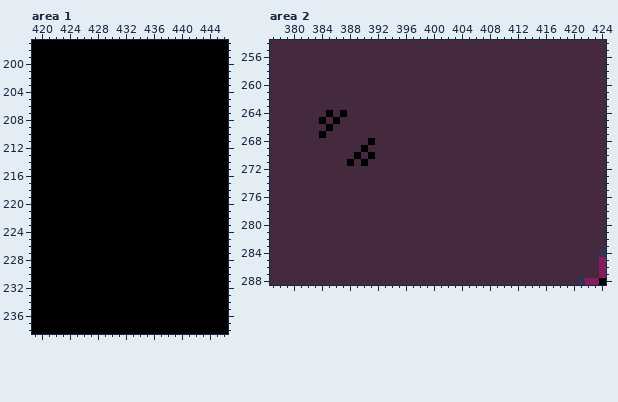
Two states of a pixel-art file, assets/doodles.ase. The picture above is the old version.
589x574 pixels, 1 frame. Shown: area 1: x 419..446, y 197..238; area 2: x 377..424, y 254..288.
New version:
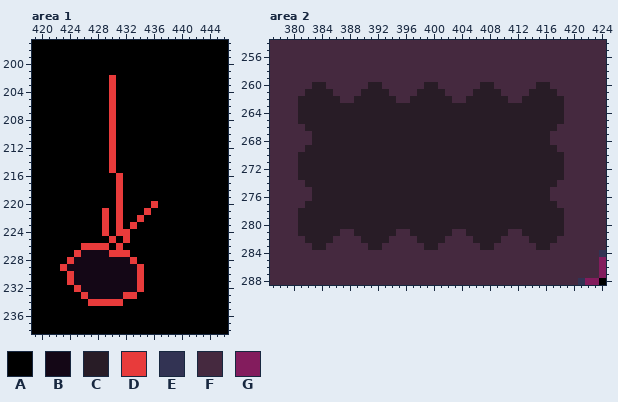
Palette (. is transparent): A #000000  B #140716  C #281c26  D #e83b3b  E #323353  F #45293f  G #831c5d
From old to new:
--- area 1, layer "Layer"
@@ x 421..438 @@
 201 AAAAAAAAAAAAAAAAAA
-202 AAAAAAAAAAAAAAAAAA
-203 AAAAAAAAAAAAAAAAAA
-204 AAAAAAAAAAAAAAAAAA
-205 AAAAAAAAAAAAAAAAAA
-206 AAAAAAAAAAAAAAAAAA
-207 AAAAAAAAAAAAAAAAAA
-208 AAAAAAAAAAAAAAAAAA
-209 AAAAAAAAAAAAAAAAAA
-210 AAAAAAAAAAAAAAAAAA
-211 AAAAAAAAAAAAAAAAAA
-212 AAAAAAAAAAAAAAAAAA
-213 AAAAAAAAAAAAAAAAAA
-214 AAAAAAAAAAAAAAAAAA
-215 AAAAAAAAAAAAAAAAAA
-216 AAAAAAAAAAAAAAAAAA
-217 AAAAAAAAAAAAAAAAAA
-218 AAAAAAAAAAAAAAAAAA
-219 AAAAAAAAAAAAAAAAAA
-220 AAAAAAAAAAAAAAAAAA
-221 AAAAAAAAAAAAAAAAAA
-222 AAAAAAAAAAAAAAAAAA
-223 AAAAAAAAAAAAAAAAAA
-224 AAAAAAAAAAAAAAAAAA
-225 AAAAAAAAAAAAAAAAAA
-226 AAAAAAAAAAAAAAAAAA
-227 AAAAAAAAAAAAAAAAAA
-228 AAAAAAAAAAAAAAAAAA
-229 AAAAAAAAAAAAAAAAAA
-230 AAAAAAAAAAAAAAAAAA
-231 AAAAAAAAAAAAAAAAAA
-232 AAAAAAAAAAAAAAAAAA
-233 AAAAAAAAAAAAAAAAAA
-234 AAAAAAAAAAAAAAAAAA
+202 AAAAAAAAADAAAAAAAA
+203 AAAAAAAAADAAAAAAAA
+204 AAAAAAAAADAAAAAAAA
+205 AAAAAAAAADAAAAAAAA
+206 AAAAAAAAADAAAAAAAA
+207 AAAAAAAAADAAAAAAAA
+208 AAAAAAAAADAAAAAAAA
+209 AAAAAAAAADAAAAAAAA
+210 AAAAAAAAADAAAAAAAA
+211 AAAAAAAAADAAAAAAAA
+212 AAAAAAAAADAAAAAAAA
+213 AAAAAAAAADAAAAAAAA
+214 AAAAAAAAADAAAAAAAA
+215 AAAAAAAAADAAAAAAAA
+216 AAAAAAAAAADAAAAAAA
+217 AAAAAAAAAADAAAAAAA
+218 AAAAAAAAAADAAAAAAA
+219 AAAAAAAAAADAAAAAAA
+220 AAAAAAAAAADAAAADAA
+221 AAAAAAAADADAAADAAA
+222 AAAAAAAADADAADAAAA
+223 AAAAAAAADADADAAAAA
+224 AAAAAAAADADDAAAAAA
+225 AAAAAAAAADADAAAAAA
+226 AAAAADDDDADAAAAAAA
+227 AAAADBBBBDDDAAAAAA
+228 AAADBBBBBBBBDAAAAA
+229 AADBBBBBBBBBBDAAAA
+230 AAADBBBBBBBBBDAAAA
+231 AAADBBBBBBBBBDAAAA
+232 AAAADBBBBBBBBDAAAA
+233 AAAAADBBBBBDDAAAAA
+234 AAAAAADDDDDAAAAAAA
 235 AAAAAAAAAAAAAAAAAA
--- area 2, layer "Layer"
@@ x 377..424 @@
 259 FFFFFFFFFFFFFFFFFFFFFFFFFFFFFFFFFFFFFFFFFFFFFFFF
-260 FFFFFFFFFFFFFFFFFFFFFFFFFFFFFFFFFFFFFFFFFFFFFFFF
-261 FFFFFFFFFFFFFFFFFFFFFFFFFFFFFFFFFFFFFFFFFFFFFFFF
-262 FFFFFFFFFFFFFFFFFFFFFFFFFFFFFFFFFFFFFFFFFFFFFFFF
-263 FFFFFFFFFFFFFFFFFFFFFFFFFFFFFFFFFFFFFFFFFFFFFFFF
-264 FFFFFFFFAFAFFFFFFFFFFFFFFFFFFFFFFFFFFFFFFFFFFFFF
-265 FFFFFFFAFAFFFFFFFFFFFFFFFFFFFFFFFFFFFFFFFFFFFFFF
-266 FFFFFFFFAFFFFFFFFFFFFFFFFFFFFFFFFFFFFFFFFFFFFFFF
-267 FFFFFFFAFFFFFFFFFFFFFFFFFFFFFFFFFFFFFFFFFFFFFFFF
-268 FFFFFFFFFFFFFFAFFFFFFFFFFFFFFFFFFFFFFFFFFFFFFFFF
-269 FFFFFFFFFFFFFAFFFFFFFFFFFFFFFFFFFFFFFFFFFFFFFFFF
-270 FFFFFFFFFFFFAFAFFFFFFFFFFFFFFFFFFFFFFFFFFFFFFFFF
-271 FFFFFFFFFFFAFAFFFFFFFFFFFFFFFFFFFFFFFFFFFFFFFFFF
-272 FFFFFFFFFFFFFFFFFFFFFFFFFFFFFFFFFFFFFFFFFFFFFFFF
-273 FFFFFFFFFFFFFFFFFFFFFFFFFFFFFFFFFFFFFFFFFFFFFFFF
-274 FFFFFFFFFFFFFFFFFFFFFFFFFFFFFFFFFFFFFFFFFFFFFFFF
-275 FFFFFFFFFFFFFFFFFFFFFFFFFFFFFFFFFFFFFFFFFFFFFFFF
-276 FFFFFFFFFFFFFFFFFFFFFFFFFFFFFFFFFFFFFFFFFFFFFFFF
-277 FFFFFFFFFFFFFFFFFFFFFFFFFFFFFFFFFFFFFFFFFFFFFFFF
-278 FFFFFFFFFFFFFFFFFFFFFFFFFFFFFFFFFFFFFFFFFFFFFFFF
-279 FFFFFFFFFFFFFFFFFFFFFFFFFFFFFFFFFFFFFFFFFFFFFFFF
-280 FFFFFFFFFFFFFFFFFFFFFFFFFFFFFFFFFFFFFFFFFFFFFFFF
-281 FFFFFFFFFFFFFFFFFFFFFFFFFFFFFFFFFFFFFFFFFFFFFFFF
-282 FFFFFFFFFFFFFFFFFFFFFFFFFFFFFFFFFFFFFFFFFFFFFFFF
-283 FFFFFFFFFFFFFFFFFFFFFFFFFFFFFFFFFFFFFFFFFFFFFFFF
+260 FFFFFFCCFFFFFFCCFFFFFFCCFFFFFFCCFFFFFFCCFFFFFFFF
+261 FFFFFCCCCFFFFCCCCFFFFCCCCFFFFCCCCFFFFCCCCFFFFFFF
+262 FFFFCCCCCCFFCCCCCCFFCCCCCCFFCCCCCCFFCCCCCCFFFFFF
+263 FFFFCCCCCCCCCCCCCCCCCCCCCCCCCCCCCCCCCCCCCCFFFFFF
+264 FFFFCCCCCCCCCCCCCCCCCCCCCCCCCCCCCCCCCCCCCCFFFFFF
+265 FFFFCCCCCCCCCCCCCCCCCCCCCCCCCCCCCCCCCCCCCCFFFFFF
+266 FFFFFCCCCCCCCCCCCCCCCCCCCCCCCCCCCCCCCCCCCFFFFFFF
+267 FFFFFFCCCCCCCCCCCCCCCCCCCCCCCCCCCCCCCCCCFFFFFFFF
+268 FFFFFFCCCCCCCCCCCCCCCCCCCCCCCCCCCCCCCCCCFFFFFFFF
+269 FFFFFCCCCCCCCCCCCCCCCCCCCCCCCCCCCCCCCCCCCFFFFFFF
+270 FFFFCCCCCCCCCCCCCCCCCCCCCCCCCCCCCCCCCCCCCCFFFFFF
+271 FFFFCCCCCCCCCCCCCCCCCCCCCCCCCCCCCCCCCCCCCCFFFFFF
+272 FFFFCCCCCCCCCCCCCCCCCCCCCCCCCCCCCCCCCCCCCCFFFFFF
+273 FFFFCCCCCCCCCCCCCCCCCCCCCCCCCCCCCCCCCCCCCCFFFFFF
+274 FFFFFCCCCCCCCCCCCCCCCCCCCCCCCCCCCCCCCCCCCFFFFFFF
+275 FFFFFFCCCCCCCCCCCCCCCCCCCCCCCCCCCCCCCCCCFFFFFFFF
+276 FFFFFFCCCCCCCCCCCCCCCCCCCCCCCCCCCCCCCCCCFFFFFFFF
+277 FFFFFCCCCCCCCCCCCCCCCCCCCCCCCCCCCCCCCCCCCFFFFFFF
+278 FFFFCCCCCCCCCCCCCCCCCCCCCCCCCCCCCCCCCCCCCCFFFFFF
+279 FFFFCCCCCCCCCCCCCCCCCCCCCCCCCCCCCCCCCCCCCCFFFFFF
+280 FFFFCCCCCCCCCCCCCCCCCCCCCCCCCCCCCCCCCCCCCCFFFFFF
+281 FFFFCCCCCCFFCCCCCCFFCCCCCCFFCCCCCCFFCCCCCCFFFFFF
+282 FFFFFCCCCFFFFCCCCFFFFCCCCFFFFCCCCFFFFCCCCFFFFFFF
+283 FFFFFFCCFFFFFFCCFFFFFFCCFFFFFFCCFFFFFFCCFFFFFFFF
 284 FFFFFFFFFFFFFFFFFFFFFFFFFFFFFFFFFFFFFFFFFFFFFFFE
Pixel boxes of the changes (left, top, right, bottom) in both pictures:
changed: (60, 75, 158, 306)
changed: (298, 82, 564, 250)
